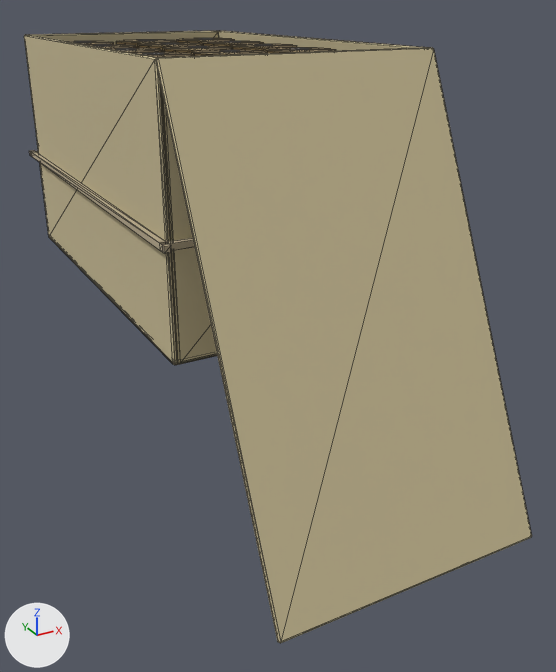
Two versions of the glTF model assets/models/items/ammo_12ga_repack.glb, one commit apart.
The view is the same before and after, from a 50 mm camera at (-0.092, -0.214, 0.044) aimed at (0.005, -0.037, -0.045). Lighting does not change. The marker at lower left points along +X, +Y and +Z. The older version comes first. Mesh edges are drawn as thin lines. Vertices at exactly the same position are counted once.

Script lines for the objects in view, before the commit:
```python
me_body = bpy.data.meshes.new('body')
me_body.from_pydata(...)  # 1396 vertices, 2596 faces; spans x -0.037..0.037, y -0.111..0.066, z -0.076..0.033
# faces by material slot: [256, 12, 1440, 480, 12, 48, 348]
me_body.materials.append(mat_straw)  # beige #c8bc95
me_body.materials.append(mat_black)  # black #2c2c2c
me_body.materials.append(mat_tarnish)  # brown #ad976c
me_body.materials.append(mat_steel)  # grey #adadaf
me_body.materials.append(mat_paper)  # white #edebe2
me_body.materials.append(mat_rope)  # beige #bcad90
me_body.materials.append(mat_dark)  # dark grey #45484b
# before: 103 (0.035, -0.111, -0.076) at pixel (529, 537), 105 (0.035, -0.11, -0.075), 110 (0.035, -0.111, -0.076) at pixel (530, 537), 111 (0.035, -0.111, -0.075) at pixel (531, 535), 115 (-0.035, -0.111, -0.076) at pixel (279, 642)
# before: 116 (-0.035, -0.11, -0.075) at pixel (277, 641), 121 (-0.035, -0.111, -0.076) at pixel (280, 643), 123 (-0.035, -0.111, -0.075) at pixel (278, 642)
ob_body = bpy.data.objects.new('body', me_body)
ob_body.location = (0.0, 0.0, 0.0)
```
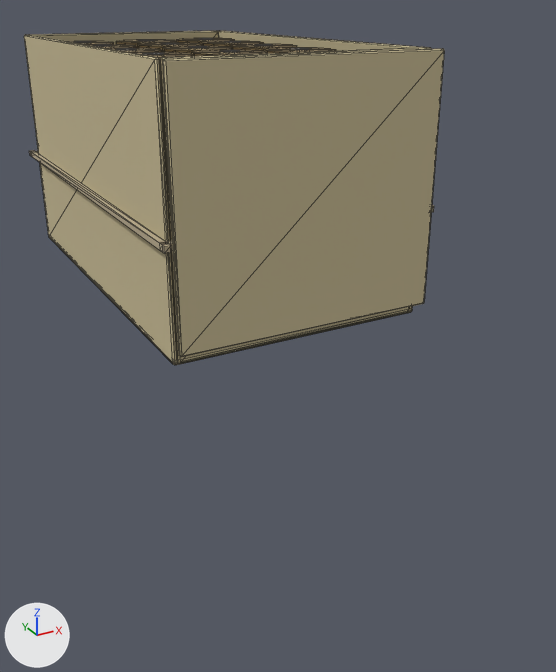
The change in detail:
me_body is used by ob_body; location (0.0, 0.0, 0.0).
me_body had 1396 vertices, 2596 faces and spanned x -0.037..0.037, y -0.111..0.066, z -0.076..0.033.
me_body now has 1396 vertices, 2596 faces and spans x -0.037..0.037, y -0.065..0.066, z -0.035..0.033.
Part 1, on me_body:
Vertices 110, 111, 121, 123 of me_body move by (0.0, 0.047, 0.045).
Vertices 103, 105, 115, 116 of me_body move by (0.0, 0.047, 0.108).
Vertex 100 of me_body moves from (0.035, -0.06, 0.032) to (0.035, -0.064, 0.033) at pixel (443, 48).
Vertex 101 of me_body moves from (0.035, -0.06, 0.033) at pixel (431, 48) to (0.035, -0.065, 0.033) at pixel (444, 50).
Vertex 102 of me_body moves from (0.035, -0.06, 0.033) to (0.035, -0.064, 0.033) at pixel (444, 50).
Vertex 104 of me_body moves from (0.035, -0.11, -0.076) to (0.035, -0.064, 0.033) at pixel (442, 48).
Vertex 106 of me_body moves from (0.035, -0.061, 0.033) at pixel (433, 48) to (0.035, -0.064, -0.031) at pixel (422, 303).
Vertex 107 of me_body moves from (0.035, -0.06, 0.033) at pixel (433, 49) to (0.035, -0.064, -0.031) at pixel (424, 302).
Vertex 108 of me_body moves from (0.035, -0.06, 0.033) at pixel (432, 47) to (0.035, -0.065, -0.031) at pixel (423, 303).
Vertex 109 of me_body moves from (0.035, -0.111, -0.075) at pixel (531, 536) to (0.035, -0.064, -0.031) at pixel (421, 303).
Vertex 112 of me_body moves from (-0.035, -0.06, 0.033) at pixel (156, 58) to (-0.035, -0.065, 0.033) at pixel (165, 61).
Vertex 113 of me_body moves from (-0.035, -0.06, 0.032) at pixel (156, 60) to (-0.035, -0.064, 0.033) at pixel (164, 59).
Vertex 114 of me_body moves from (-0.035, -0.06, 0.033) at pixel (155, 60) to (-0.035, -0.064, 0.033) at pixel (162, 61).
Vertex 117 of me_body moves from (-0.035, -0.11, -0.076) to (-0.035, -0.064, 0.033) at pixel (164, 59).
Vertex 118 of me_body moves from (-0.035, -0.061, 0.033) at pixel (158, 58) to (-0.035, -0.064, -0.031) at pixel (181, 357).
Vertex 119 of me_body moves from (-0.035, -0.06, 0.033) at pixel (157, 57) to (-0.035, -0.065, -0.031) at pixel (181, 356).
Vertex 120 of me_body moves from (-0.035, -0.06, 0.033) at pixel (155, 59) to (-0.035, -0.064, -0.031) at pixel (179, 355).
Vertex 122 of me_body moves from (-0.035, -0.111, -0.075) at pixel (280, 641) to (-0.035, -0.064, -0.031) at pixel (180, 356).
Other edits to the shape of me_body do not show in these pictures.

Boxes (x1, y1, x2, y2) around the edits, measured in the pictures (556 x 672 px; the box of a moved part takes in the faces that stretch with it):
'body', reshaped (17% narrower, 45% shorter): before (24, 31, 532, 643); after (24, 31, 444, 365)
part 1 of me_body, moved or reshaped: before (155, 47, 532, 643); after (162, 49, 444, 357)
